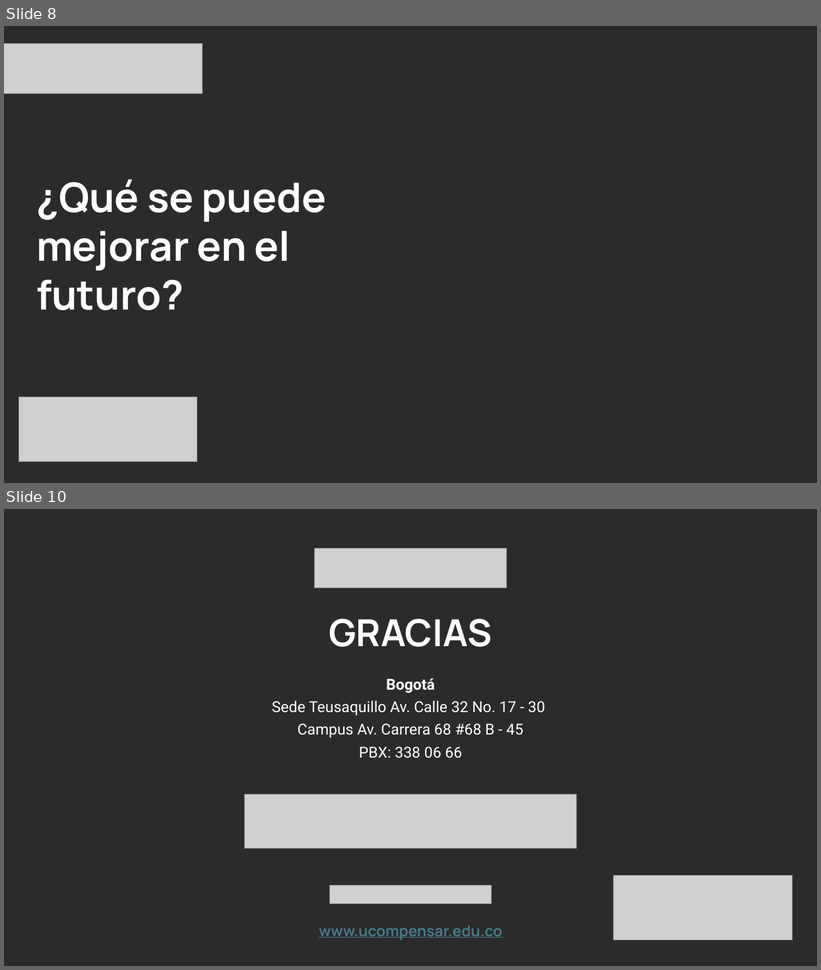
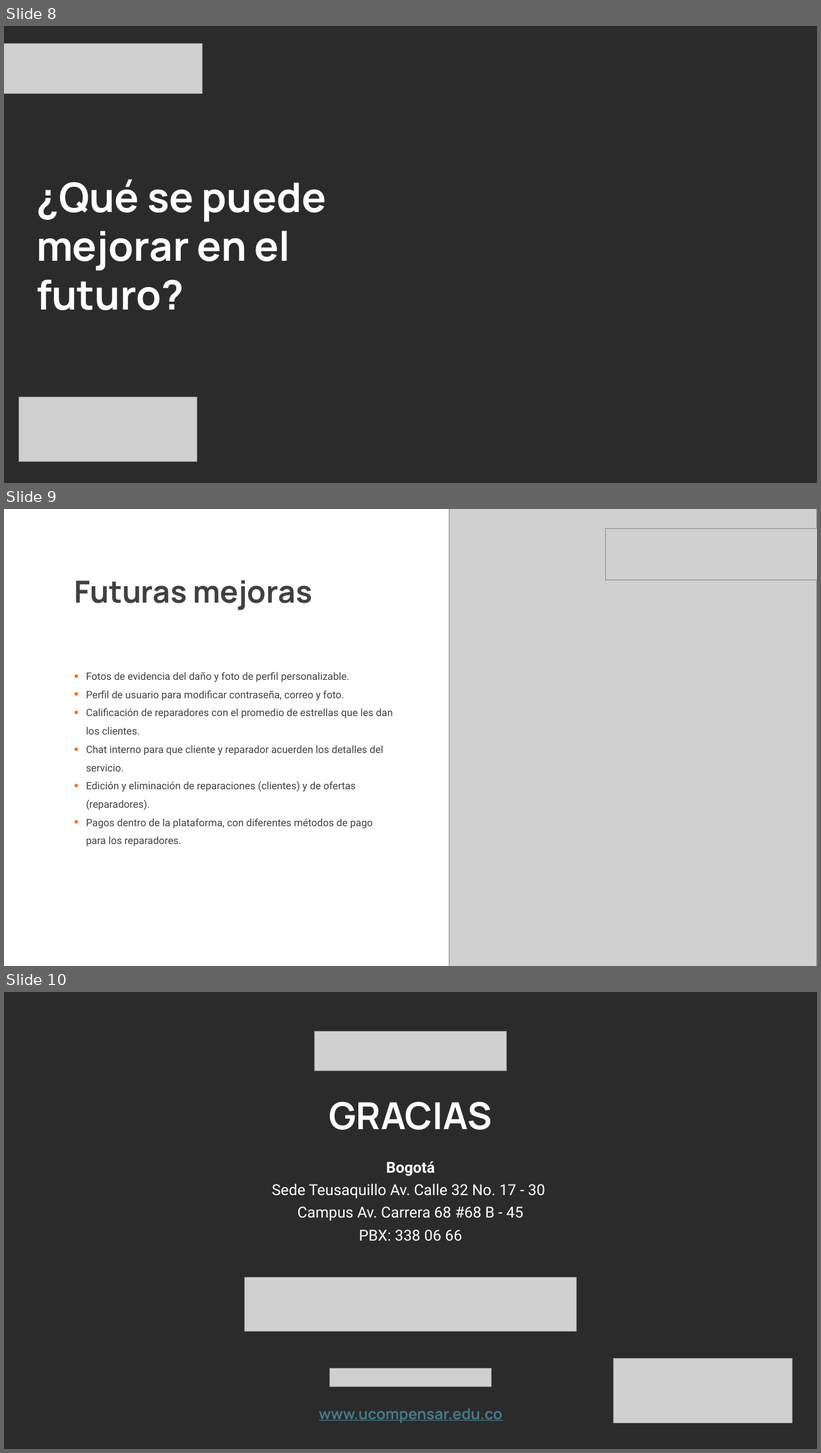
Before and after one commit to wilda1308/LuWi_Reparaciones, a slide deck: docs/Presentación Reparaciones LUWI SIE 2026.pptx. Shown one above the other, each under a label of ours: slides 8 and 10 before the commit, slides 8, 9 and 10 after it; the slides between them are not shown. The pictures are 821x970 and 821x1453 pixels, drawn with LibreOffice and Linux fonts; fonts in the diff are those of the drawing; grey boxes stand for pictures; background and template pictures are left out; a plain dark background stands for a picture behind light text. Boxes give left, top, right and bottom in pixels: in the first picture for what was removed or moved away, otherwise in the second. Text is boxed around its words. In the diff, an @@ line names an element or a change of style, - is before the commit and + after.

```diff
--- a/docs/Presentación Reparaciones LUWI SIE 2026.pptx
+++ b/docs/Presentación Reparaciones LUWI SIE 2026.pptx
@@ slide 9 added at (x1=4, y1=509, x2=817, y2=966), background #FFFFFF @@
@@ picture added at (x1=450, y1=509, x2=817, y2=966) @@
@@ picture added at (x1=606, y1=529, x2=817, y2=580) @@
@@ text added at (x1=74, y1=580, x2=312, y2=610), 36 pt, text #404040, bold @@
+Futuras mejoras
@@ text added at (x1=86, y1=672, x2=393, y2=846), 12 pt, text #404040 @@
+• Fotos de evidencia del daño y foto de perfil personalizable.
+• Perfil de usuario para modificar contraseña, correo y foto.
+• Calificación de reparadores con el promedio de estrellas que les dan los clientes.
+• Chat interno para que cliente y reparador acuerden los detalles del servicio.
+• Edición y eliminación de reparaciones (clientes) y de ofertas (reparadores).
+• Pagos dentro de la plataforma, con diferentes métodos de pago para los reparadores.
```
Also in this commit, not shown: 5 slides changed, 1 other slide added, 2 slides removed, 1 other file.
